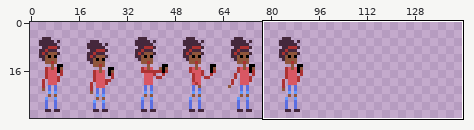
Edited in one commit: sprite sheet (assets/sprites/character/character.png). The picture above shows the old version from afar; the outline marks the close-up.
Close-up. Before the edit:
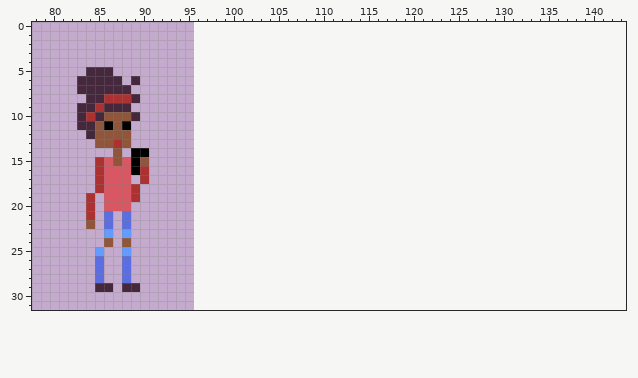
The file is 96x32 pixels. Shown: x 78..143, y 0..31. The old version is drawn lined up with the new one, on the new canvas.
The result:
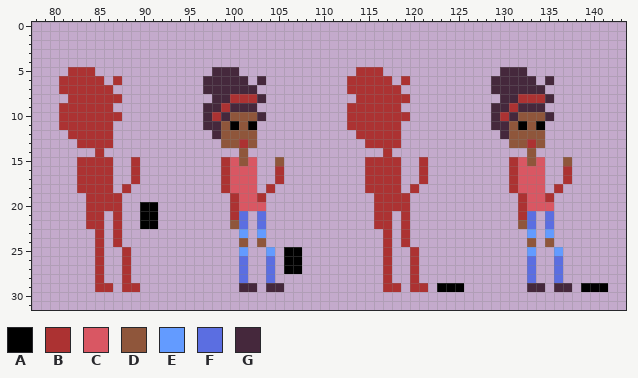
Palette (. is transparent): A #000000  B #ac3232  C #d95763  D #8f563b  E #639bff  F #5b6ee1  G #45283c
The author wrote: Character hurt animation
Diff:
canvas 96x32 -> 144x32
y 5: x 82..86 ..GGG -> BBB..; x 98..100 ... -> GGG; x 114..116 ... -> BBB; x 130..132 ... -> GGG
y 6: x 81..87 ..GGGGG -> BBBBB.B; x 89 G -> .; x 97..101 ..... -> GGGGG; x 103 . -> G; x 113..117 ..... -> BBBBB; x 119 . -> B; x 129..133 ..... -> GGGGG; x 135 . -> G
y 7: x 81..88 ..GGGGGG -> BBBBBB..; x 97..102 ...... -> GGGGGG; x 113..118 ...... -> BBBBBB; x 129..134 ...... -> GGGGGG
y 8: x 82..85 ..GG -> BBBB; x 88..89 BG -> ..; x 98..103 ...... -> GGBBBG; x 114..119 ...... -> BBBBBB; x 130..135 ...... -> GGBBBG
y 9: x 81..84 ..GG -> BBBB; x 86..88 GGG -> B..; x 97..102 ...... -> GGBGGG; x 113..118 ...... -> BBBBBB; x 129..134 ...... -> GGBGGG
y 10: x 81..83 ..G -> BBB; x 85..89 GDDDG -> BBB..; x 97..103 ....... -> GBGDDDG; x 113..119 ....... -> BBBBBBB; x 129..135 ....... -> GBGDDDG
y 11: x 81..88 ..GGDADA -> BBBBBB..; x 97..102 ...... -> GGDADA; x 113..118 ...... -> BBBBBB; x 129..134 ...... -> GGDADA
y 12: x 82..88 ..GDDDD -> BBBBB..; x 98..102 ..... -> GDDDD; x 114..118 ..... -> BBBBB; x 130..134 ..... -> GDDDD
y 13: x 83..88 ..DDBD -> BBBB..; x 99..102 .... -> DDBD; x 115..118 .... -> BBBB; x 131..134 .... -> DDBD
y 14: x 85 . -> B; x 87 D -> .; x 89..90 AA -> ..; x 101 . -> D; x 117 . -> B; x 133 . -> D
y 15: x 83..84 .. -> BB; x 86..90 CDCAD -> B..B.; x 99..102 .... -> BCDC; x 105 . -> D; x 115..118 .... -> BBBB; x 121 . -> B; x 131..134 .... -> BCDC; x 137 . -> D
y 16: x 83..84 .. -> BB; x 86..90 CCCAB -> B..B.; x 99..102 .... -> BCCC; x 105 . -> B; x 115..118 .... -> BBBB; x 121 . -> B; x 131..134 .... -> BCCC; x 137 . -> B
y 17: x 83..84 .. -> BB; x 86..90 CCC.B -> B..B.; x 99..102 .... -> BCCC; x 105 . -> B; x 115..118 .... -> BBBB; x 121 . -> B; x 131..134 .... -> BCCC; x 137 . -> B
y 18: x 83..84 .. -> BB; x 86..89 CCCB -> B.B.; x 99..102 .... -> BCCC; x 104 . -> B; x 115..118 .... -> BBBB; x 120 . -> B; x 131..134 .... -> BCCC; x 136 . -> B
y 19: x 85..89 .CCCB -> BBB..; x 100..103 .... -> BCCB; x 116..119 .... -> BBBB; x 132..135 .... -> BCCB
y 20: x 85..88 .CCC -> BBB.; x 90..91 .. -> AA; x 100..103 .... -> BCCC; x 116..119 .... -> BBBB; x 132..135 .... -> BCCC
y 21: x 85..88 .F.F -> B.B.; x 90..91 .. -> AA; x 100..101 .. -> BF; x 103 . -> F; x 116..117 .. -> BB; x 119 . -> B; x 132..133 .. -> BF; x 135 . -> F
y 22: x 84..88 D.F.F -> BB.B.; x 90..91 .. -> AA; x 100..101 .. -> DF; x 103 . -> F; x 116..117 .. -> BB; x 119 . -> B; x 132..133 .. -> DF; x 135 . -> F
y 23: x 85..88 .E.E -> B.B.; x 101 . -> E; x 103 . -> E; x 117 . -> B; x 119 . -> B; x 133 . -> E; x 135 . -> E
y 24: x 85..88 .D.D -> B.B.; x 101 . -> D; x 103 . -> D; x 117 . -> B; x 119 . -> B; x 133 . -> D; x 135 . -> D
y 25: x 85 E -> B; x 88 E -> B; x 101 . -> E; x 104 . -> E; x 106..107 .. -> AA; x 117 . -> B; x 120 . -> B; x 133 . -> E; x 136 . -> E
y 26..27: x 85 F -> B; x 88 F -> B; x 101 . -> F; x 104 . -> F; x 106..107 .. -> AA; x 117 . -> B; x 120 . -> B; x 133 . -> F; x 136 . -> F
y 28: x 85 F -> B; x 88 F -> B; x 101 . -> F; x 104 . -> F; x 117 . -> B; x 120 . -> B; x 133 . -> F; x 136 . -> F
y 29: x 85..86 GG -> BB; x 88..89 GG -> BB; x 101..102 .. -> GG; x 104..105 .. -> GG; x 117..118 .. -> BB; x 120..121 .. -> BB; x 123..125 ... -> AAA; x 133..134 .. -> GG; x 136..137 .. -> GG; x 139..141 ... -> AAA
Where, in picture pixels (left, top, right, bottom), the same in both close-ups:
changed: (59, 67, 158, 292)
added: (203, 67, 302, 292)
added: (347, 67, 464, 292)
added: (491, 67, 608, 292)
